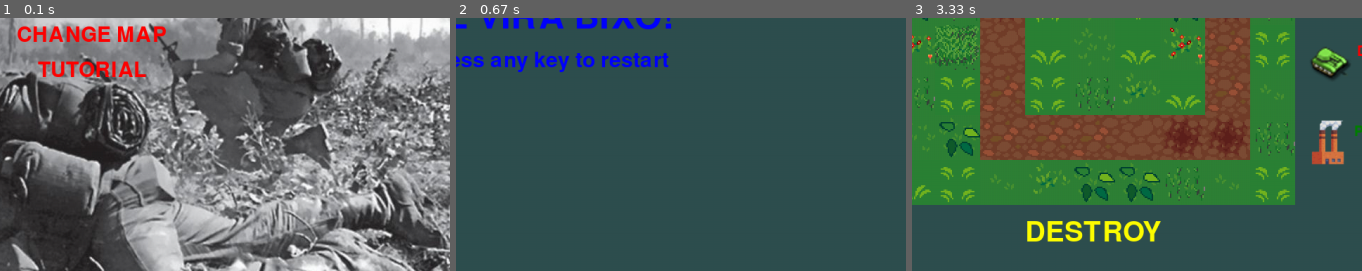
Above: before the commit, frames 1-3 (left to right).
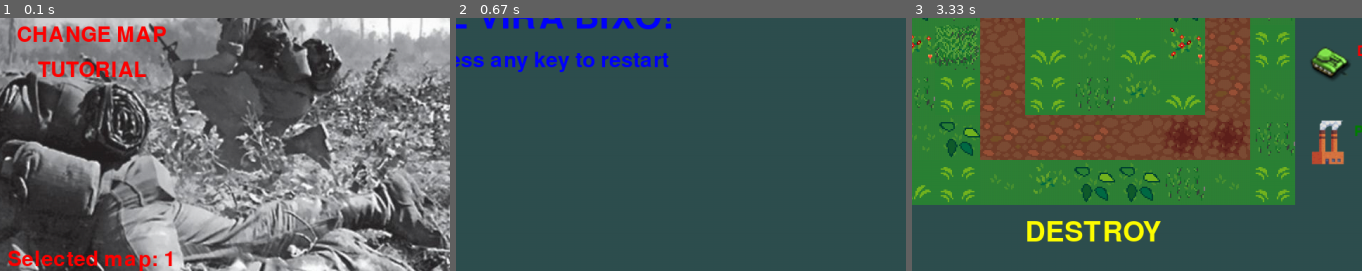
Above: after the commit, the same moments.

Repository: Eric-Guerra-Ribeiro/veik-defense
Game: pygame game, started from main.py
Same seed, same stepped clock (60 frames per second), same inputs: the game is played once before the commit and once after it.
Inputs (mouse positions are % of the whole screen's width and height, from its top left):
- Up to frame 1 (0.1 s): no input
- Up to frame 2 (0.67 s): click (48, 62) at 0.38 s
- Up to frame 3 (3.33 s): tap Space at 0.67 s; click (42, 44) at 3.32 s
The pictures show only the part of the screen within x 40-90%, y 50-100%; the shares and areas given below are measured in that part.

The runs differ from the first frame. In frame 1, 1.1% of the frame differs, in the area x 1-39%, y 91-100%; in frame 2, nothing differs; in frame 3, nothing differs.

Commit message:
adding selected map to menu

Diff:
--- a/art.py
+++ b/art.py
@@ -229,6 +229,8 @@
         self.screen.blit(self.menu_background, (0, 0))
         text = self.big_font.render('VEIK DEFENSE', True, pgc.RED)
         self.screen.blit(text, ((pgc.WINDOW_WIDTH - text.get_width())/2 ,(2*text.get_height())))
+        selected_map_text = self.regular_font.render(f'Selected map: {self.game.selected_map + 1}', True, pgc.RED)
+        self.screen.blit(selected_map_text, ((pgc.WINDOW_WIDTH - selected_map_text.get_width())/2, pgc.WINDOW_HEIGHT - selected_map_text.get_height()))
 
     def draw_win(self):
         """
--- a/inputs.py
+++ b/inputs.py
@@ -143,7 +143,7 @@
             if (self.game.game_state == enums.GameState.PLAYING
                 or self.game.game_state == enums.GameState.GRACE_PERIOD):
                 if event.type == pygame.KEYDOWN:
-                    if event.key == pygame.K_SPACE:
+                    if event.key == pygame.K_SPACE or pygame.K_ESCAPE:
                         self.game.pause()
                 elif event.type == pygame.MOUSEBUTTONDOWN:
                     for board in self.boards[enums.GameState.PLAYING]:
@@ -161,7 +161,7 @@
                         button.press(pygame.mouse.get_pos())
             elif self.game.game_state == enums.GameState.PAUSED:
                 if event.type == pygame.KEYDOWN:
-                    if event.key == pygame.K_SPACE:
+                    if event.key == pygame.K_SPACE or pygame.K_ESCAPE:
                         self.game.unpause()
                 elif event.type == pygame.MOUSEBUTTONDOWN:
                     for button in self.buttons[enums.GameState.PAUSED]:
